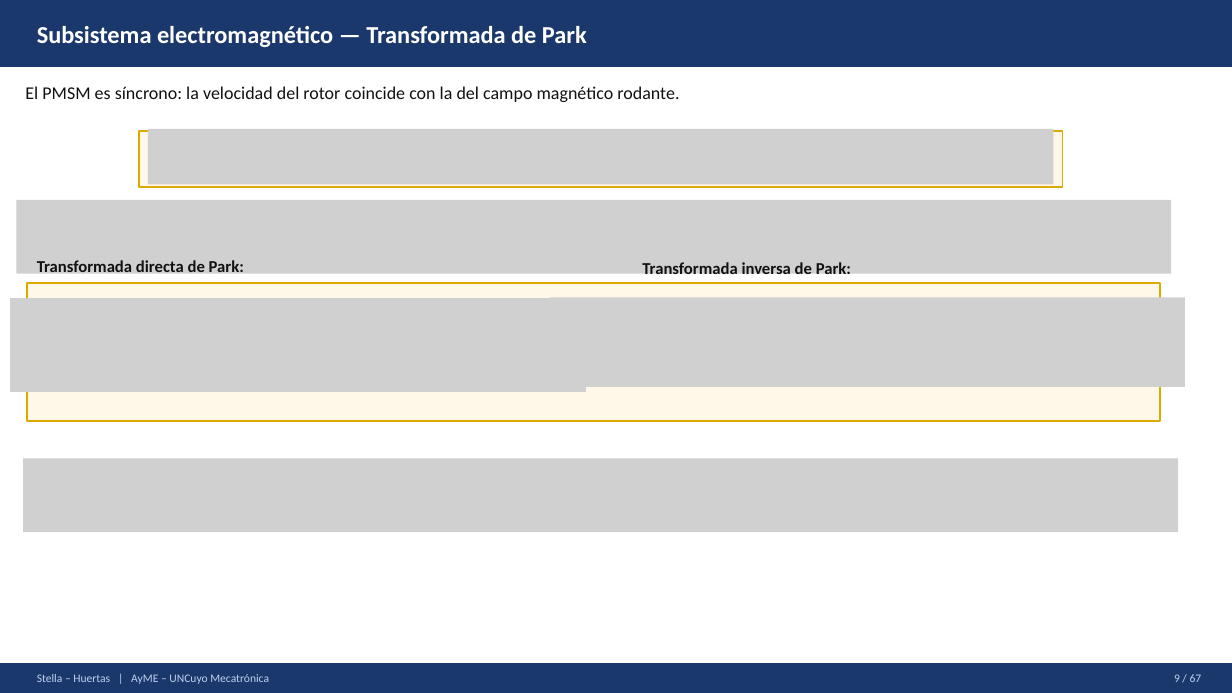
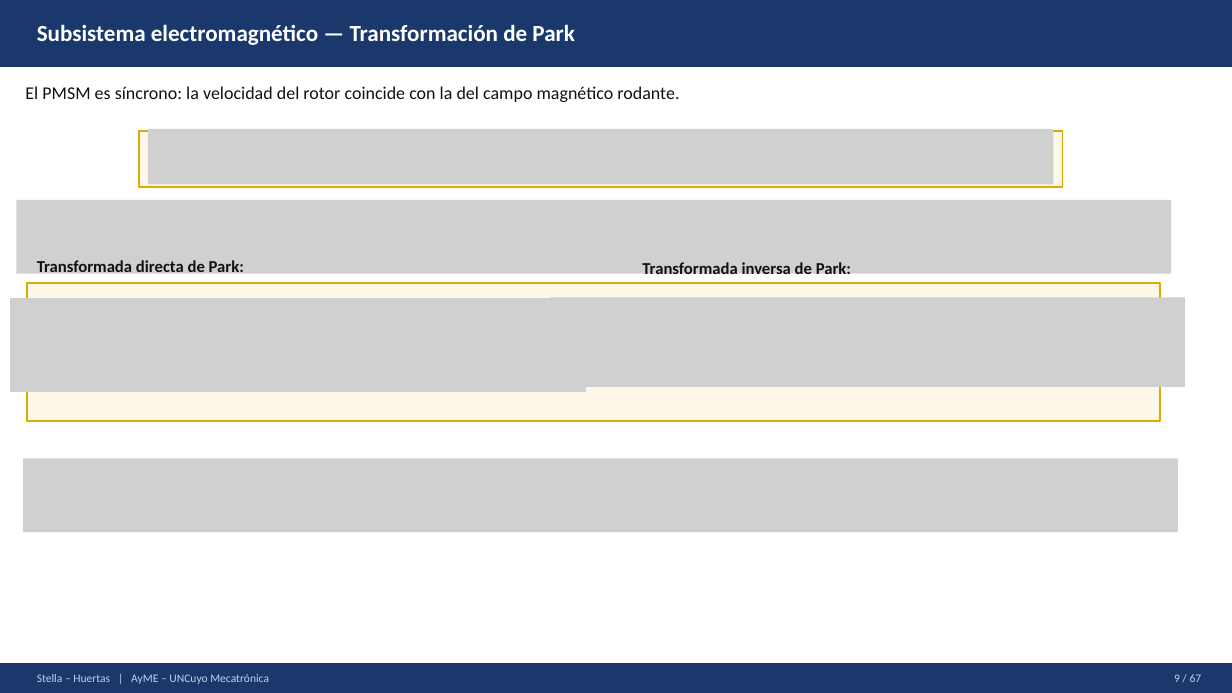
Before and after one commit to Juan-Stella/Automatica-y-maquinas-electricas-final, a slide deck: slide 11 of Presentación/AyME_Stella_Huertas_Presentacion1.pptx. Drawn at 1232x693 pixels with LibreOffice and Linux fonts; fonts in the diff are those of the drawing; grey boxes stand for pictures. Boxes give left, top, right and bottom in pixels: in the first picture for what was removed or moved away, otherwise in the second. Text is boxed around its words. In the diff, an @@ line names an element or a change of style, - is before the commit and + after.

```diff
--- a/Presentación/AyME_Stella_Huertas_Presentacion1.pptx
+++ b/Presentación/AyME_Stella_Huertas_Presentacion1.pptx
@@ text "Subsistema electromagnético — Transformación de ..." at bbox=[37, 24, 575, 45]: vertical alignment middle to top @@
@@ text at bbox=[37, 24, 575, 45]: text changed; size 19 to 18 pt @@
-Subsistema electromagnético — Transformada de Park
+Subsistema electromagnético — Transformación de Park
```
Also in this commit, not shown: 2 other slides changed.
